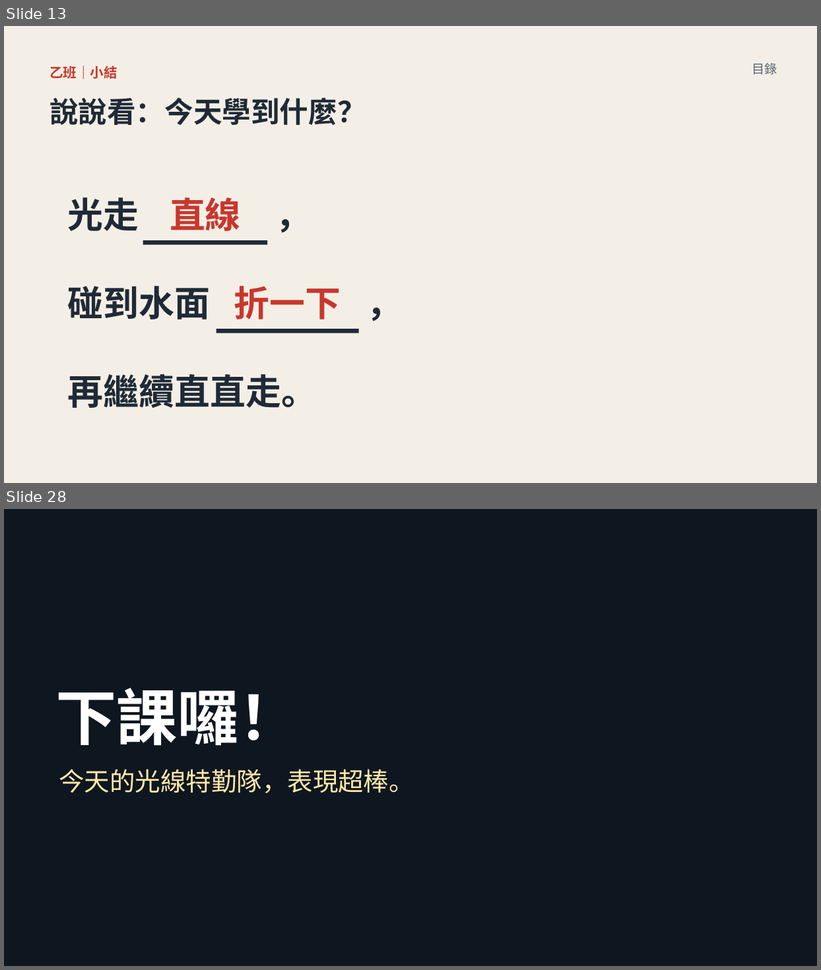
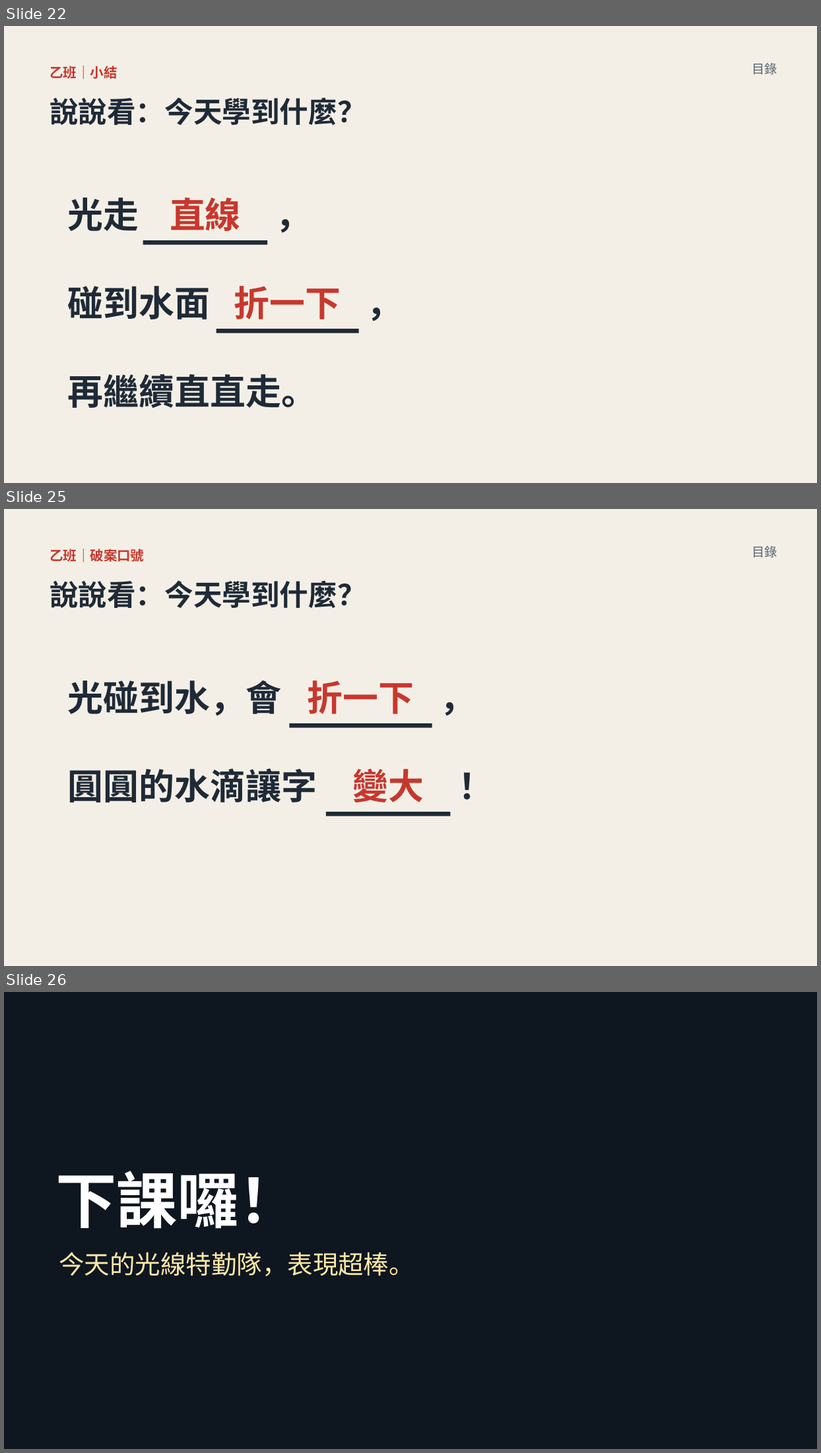
Before and after one commit to classtools1020/sports-results, a slide deck: f8f9fc3bd1/slides.pptx. Shown one above the other, each under a label of ours: slides 13 and 28 before the commit, slides 22, 25 and 26 after it; the slides between them are not shown. The pictures are 821x970 and 821x1453 pixels, drawn with LibreOffice and Linux fonts; fonts in the diff are those of the drawing; background and template pictures are left out; a plain dark background stands for a picture behind light text. Boxes give left, top, right and bottom in pixels: in the first picture for what was removed or moved away, otherwise in the second. Text is boxed around its words. In the diff, an @@ line names an element or a change of style, - is before the commit and + after.

```diff
--- a/f8f9fc3bd1/slides.pptx
+++ b/f8f9fc3bd1/slides.pptx
@@ slide 25 added at bbox=[4, 509, 817, 966], background #FFFFFF @@
@@ rectangle added at bbox=[4, 509, 817, 966], fill #F4EFE6 @@
@@ text added at bbox=[752, 546, 777, 558], 15 pt, text #5B6673 @@
+目錄
@@ text added at bbox=[50, 549, 144, 562], 16 pt, text #C8372D, bold @@
+乙班｜破案口號
@@ text added at bbox=[50, 580, 366, 608], 34 pt, text #1F2A37, bold @@
+說說看：今天學到什麼？
@@ text added at bbox=[68, 681, 281, 716], 42 pt, text #1F2A37, bold @@
+光碰到水，會
@@ text added at bbox=[308, 681, 415, 714], 42 pt, text #C8372D, bold @@
+折一下
@@ text added at bbox=[437, 667, 492, 729], 42 pt, text #1F2A37, bold @@
+，
@@ rectangle added at bbox=[290, 723, 432, 728], fill #1F2A37 @@
@@ text added at bbox=[455, 756, 510, 817], 42 pt, text #1F2A37, bold @@
+！
@@ text added at bbox=[68, 768, 317, 803], 42 pt, text #1F2A37, bold @@
+圓圓的水滴讓字
@@ text added at bbox=[352, 769, 424, 803], 42 pt, text #C8372D, bold @@
+變大
@@ rectangle added at bbox=[326, 812, 451, 817], fill #1F2A37 @@
@@ what was slide 13 is now slide 22 @@
@@ what was slide 28 is now slide 26 @@
```
Also in this commit, not shown: 6 slides changed, 3 slides removed, 1 other file.
